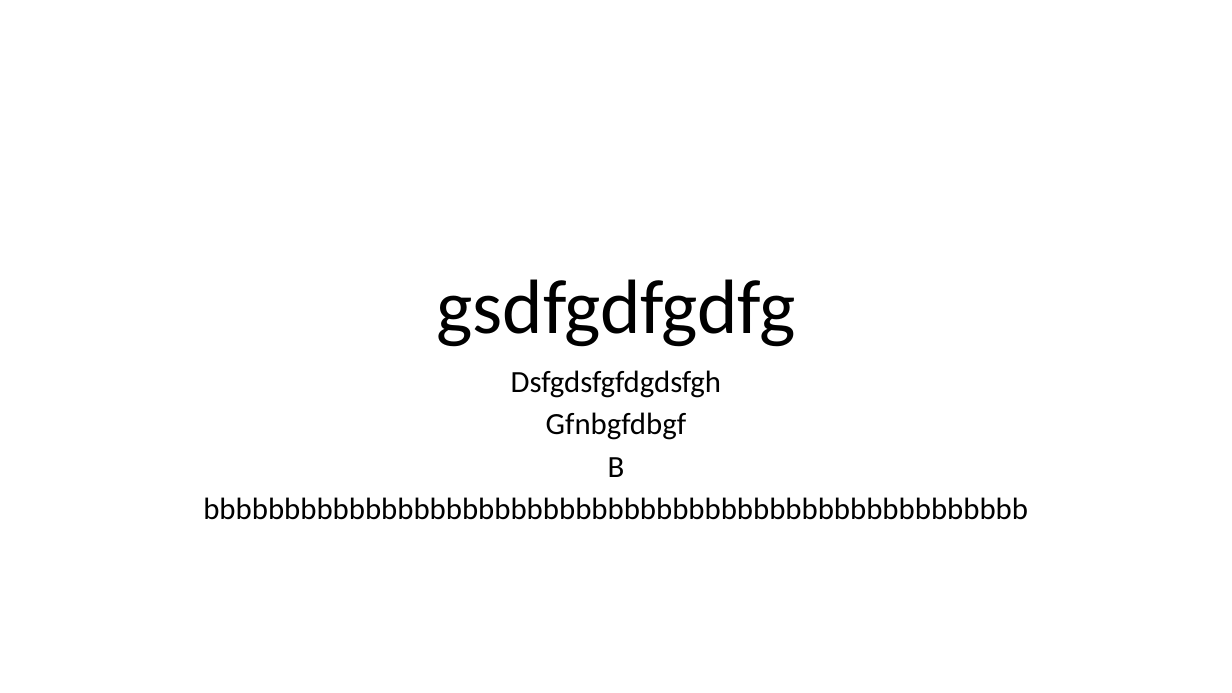
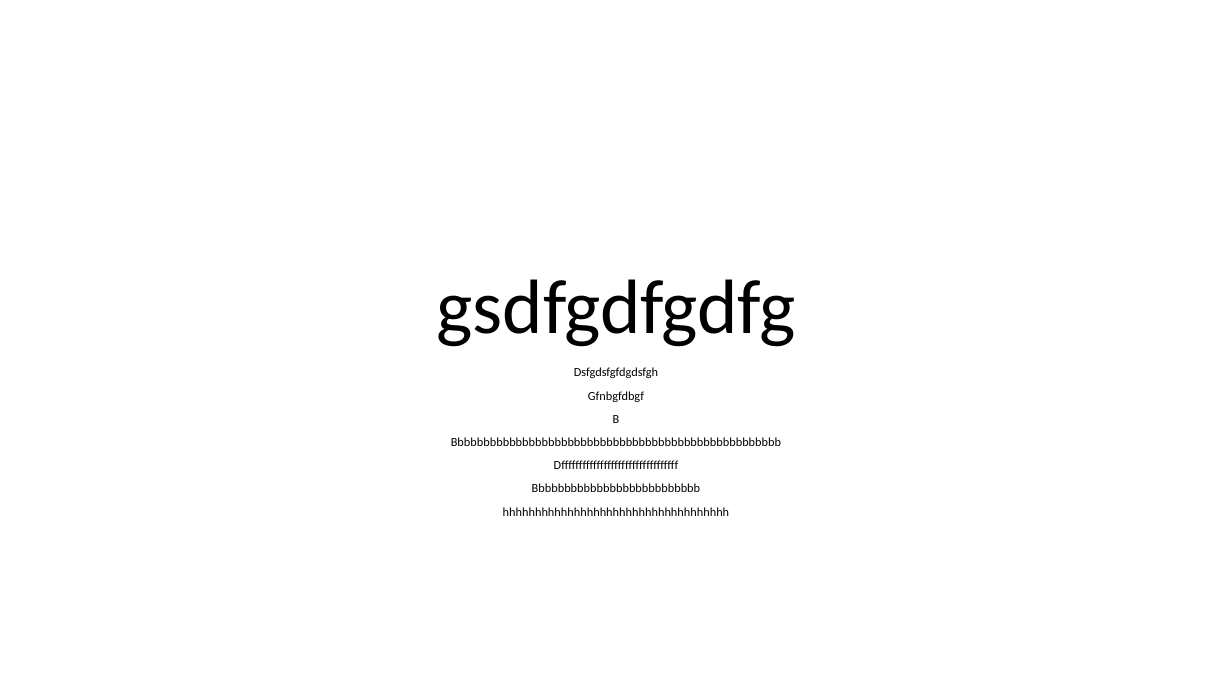
Before and after one commit to sherif-gamal111/project_2, a slide deck: slide 1 of micro3.pptx. Drawn at 1232x693 pixels with LibreOffice and Linux fonts; fonts in the diff are those of the drawing. Boxes give left, top, right and bottom in pixels: in the first picture for what was removed or moved away, otherwise in the second. Text is boxed around its words. In the diff, an @@ line names an element or a change of style, - is before the commit and + after.

```diff
--- a/micro3.pptx
+++ b/micro3.pptx
@@ subtitle at (x1=574, y1=367, x2=658, y2=423): size 24 to 9.6 pt in "Dsfgdsfgfdgdsfgh", "Gfnbgfdbgf", "B"; line spacing 0.8 to 0.7 @@
@@ subtitle at (x1=451, y1=437, x2=781, y2=516): text changed; size 24 to 9.6 pt @@
-bbbbbbbbbbbbbbbbbbbbbbbbbbbbbbbbbbbbbbbbbbbbbbbbbbb
+Bbbbbbbbbbbbbbbbbbbbbbbbbbbbbbbbbbbbbbbbbbbbbbbbbbb
+Dfffffffffffffffffffffffffffffffff
+Bbbbbbbbbbbbbbbbbbbbbbbbbb
+hhhhhhhhhhhhhhhhhhhhhhhhhhhhhhhhhhh
```
Also in this commit, not shown: 1 other file.
